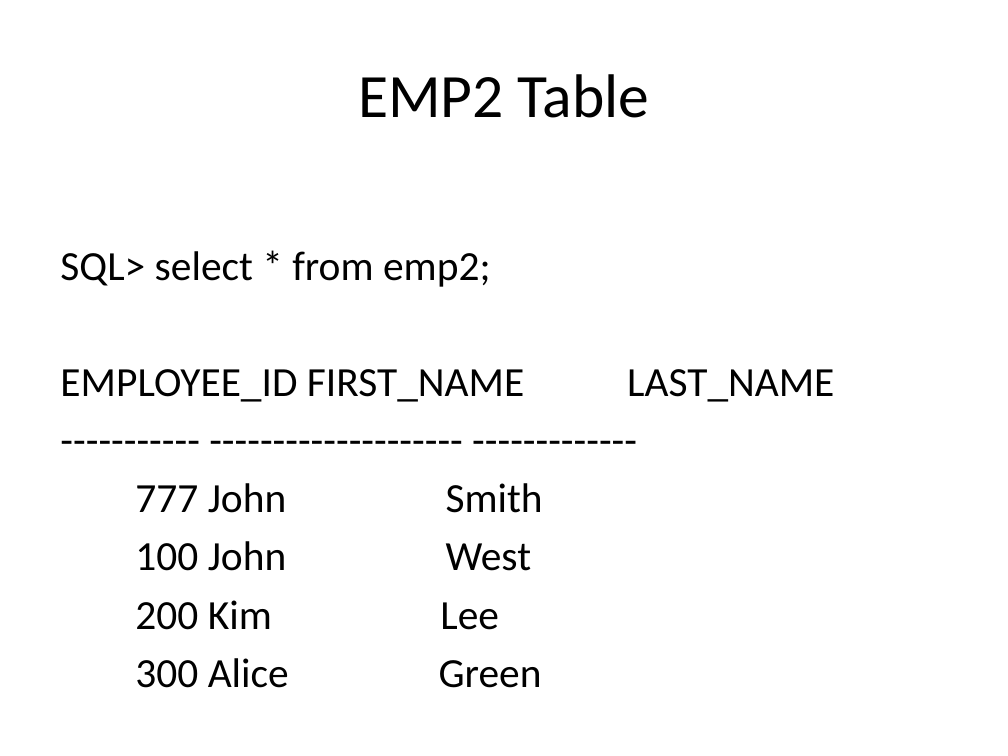
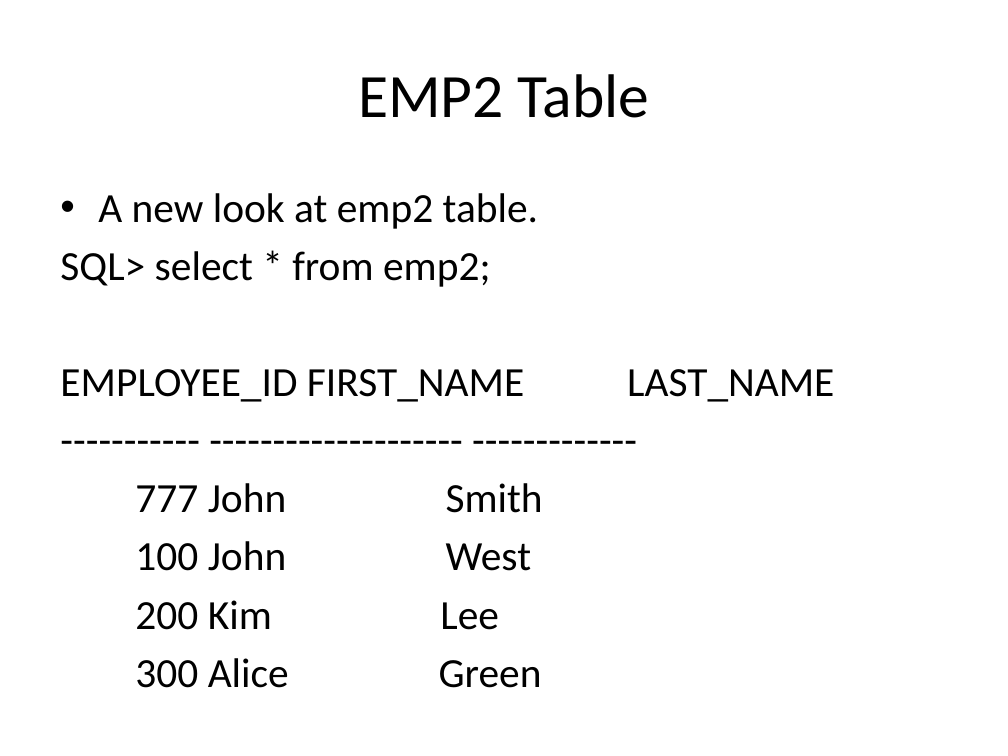
Before and after one commit to dottie333/dorothybox, a slide deck: slide 14 of SQLLDR/Bad_Vs_Discard.pptx. Drawn at 1008x756 pixels with LibreOffice and Linux fonts; fonts in the diff are those of the drawing. Boxes give left, top, right and bottom in pixels: in the first picture for what was removed or moved away, otherwise in the second. Text is boxed around its words. In the diff, an @@ line names an element or a change of style, - is before the commit and + after.

```diff
--- a/SQLLDR/Bad_Vs_Discard.pptx
+++ b/SQLLDR/Bad_Vs_Discard.pptx
@@ text at (98, 193, 539, 229): paragraph added @@
+• A new look at emp2 table.
```
Also in this commit, not shown: 4 other slides changed, 1 other file.
